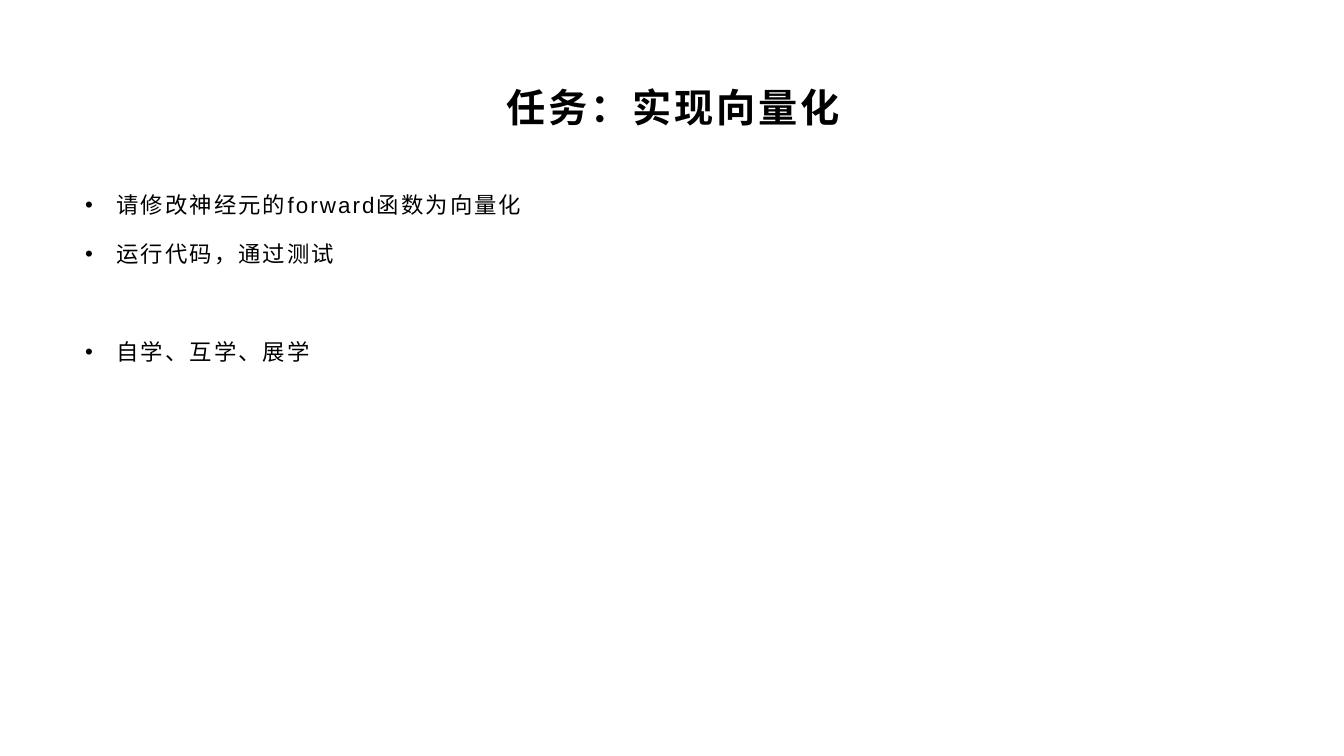
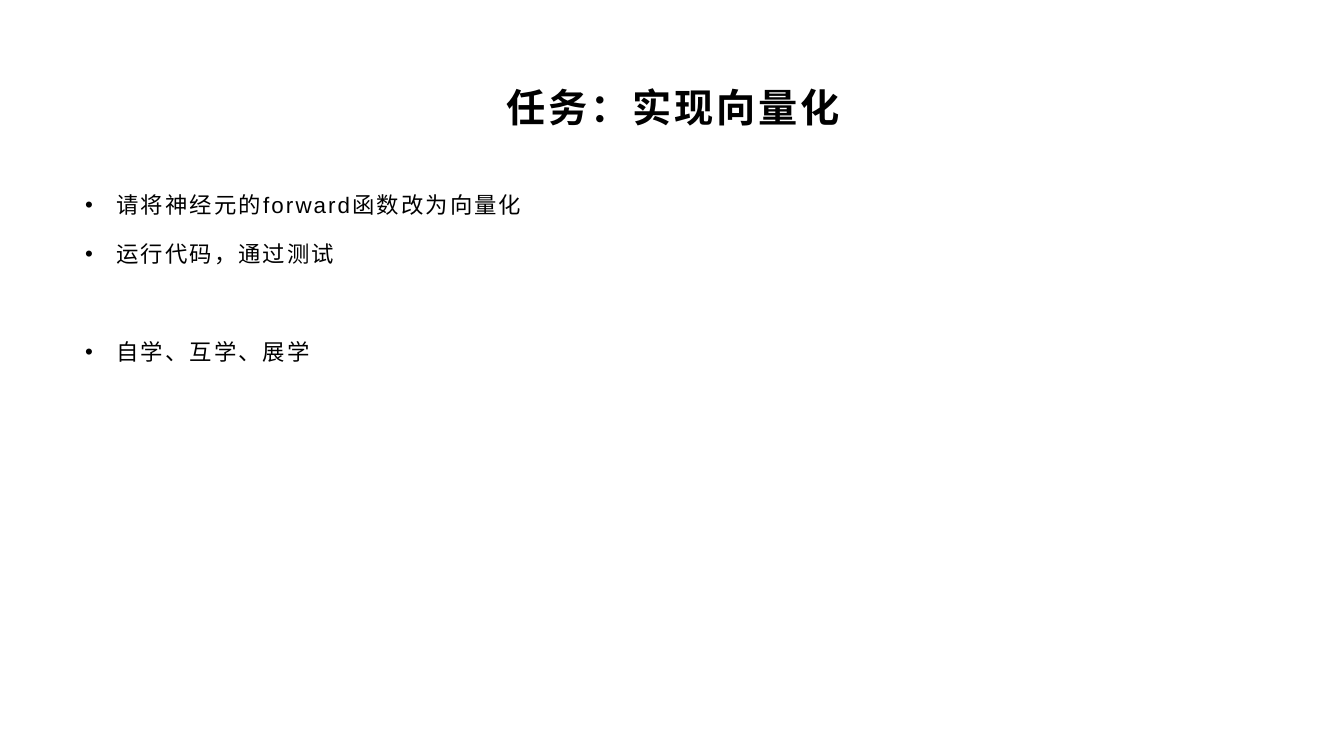
Before and after one commit to yyc-git/DeepLearningEdu, a slide deck: slide 9 of lessons/3_derivation/ppt/全连接层的前向和后向传播推导.pptx. Drawn at 1344x756 pixels with LibreOffice and Linux fonts; fonts in the diff are those of the drawing; background and template pictures are left out. Boxes give left, top, right and bottom in pixels: in the first picture for what was removed or moved away, otherwise in the second. Text is boxed around its words. In the diff, an @@ line names an element or a change of style, - is before the commit and + after.

```diff
--- a/lessons/3_derivation/ppt/全连接层的前向和后向传播推导.pptx
+++ b/lessons/3_derivation/ppt/全连接层的前向和后向传播推导.pptx
@@ text at bbox=[117, 194, 261, 215]: text changed @@
-• 请修改神经元的forward函数为向量化
+• 请将神经元的forward函数改为向量化
```
Also in this commit, not shown: 4 other slides changed.
